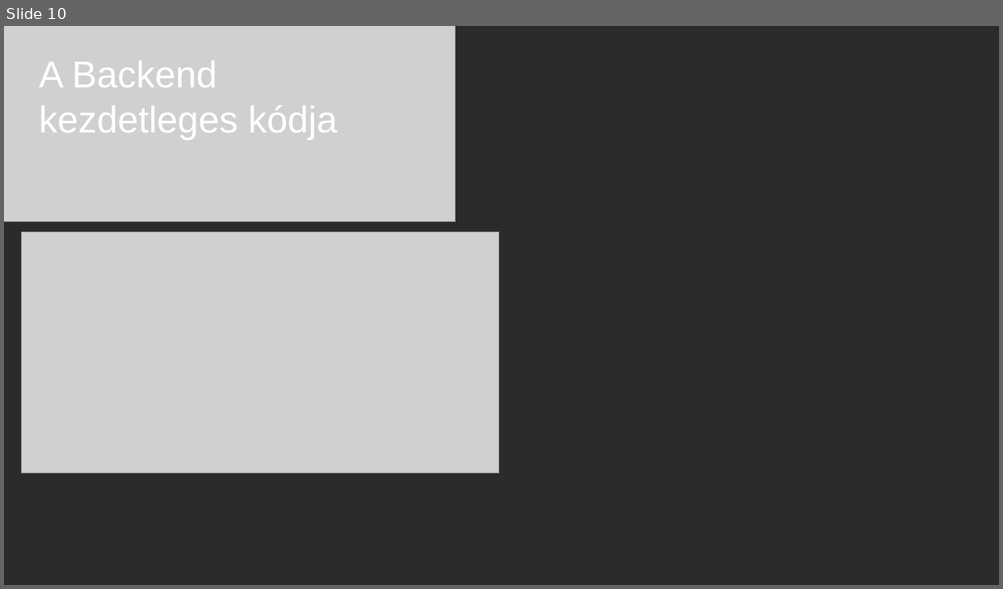
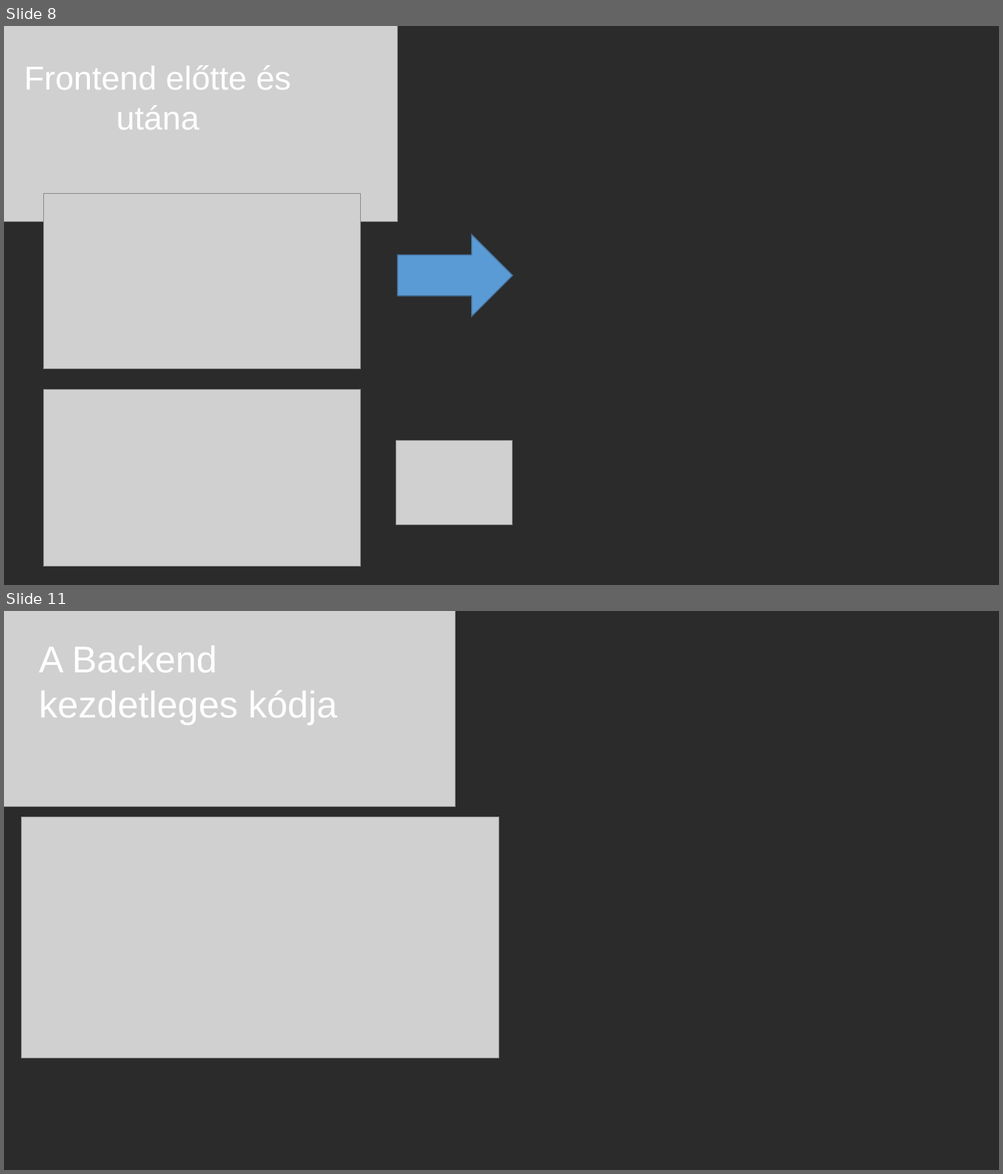
Before and after one commit to ponuzsr/vizsgaremek, a slide deck: Vizsgaremek_Ppt.pptx. Shown one above the other, each under a label of ours: slide 10 before the commit, slides 8 and 11 after it; the slides between them are not shown. The pictures are 1003x589 and 1003x1174 pixels, drawn with LibreOffice and Linux fonts; fonts in the diff are those of the drawing; grey boxes stand for pictures; background and template pictures are left out; a plain dark background stands for a picture behind light text. Boxes give left, top, right and bottom in pixels: in the first picture for what was removed or moved away, otherwise in the second. Text is boxed around its words. In the diff, an @@ line names an element or a change of style, - is before the commit and + after.

```diff
--- a/Vizsgaremek_Ppt.pptx
+++ b/Vizsgaremek_Ppt.pptx
@@ slide 8 added at (4, 26, 999, 585), background picture (left out) @@
@@ picture added at (4, 26, 398, 221) @@
@@ text added at (24, 65, 291, 130), 32 pt, text #FFFFFF @@
+Frontend előtte és utána
@@ picture added at (43, 194, 361, 369) @@
@@ right arrow added at (397, 235, 512, 317), fill #5B9BD5, outline #43739E 1 pt @@
@@ picture added at (43, 389, 361, 567) @@
@@ picture added at (396, 441, 513, 526) @@
@@ what was slide 10 is now slide 11 @@
```
Also in this commit, not shown: 2 other slides added, 2 slides removed.
